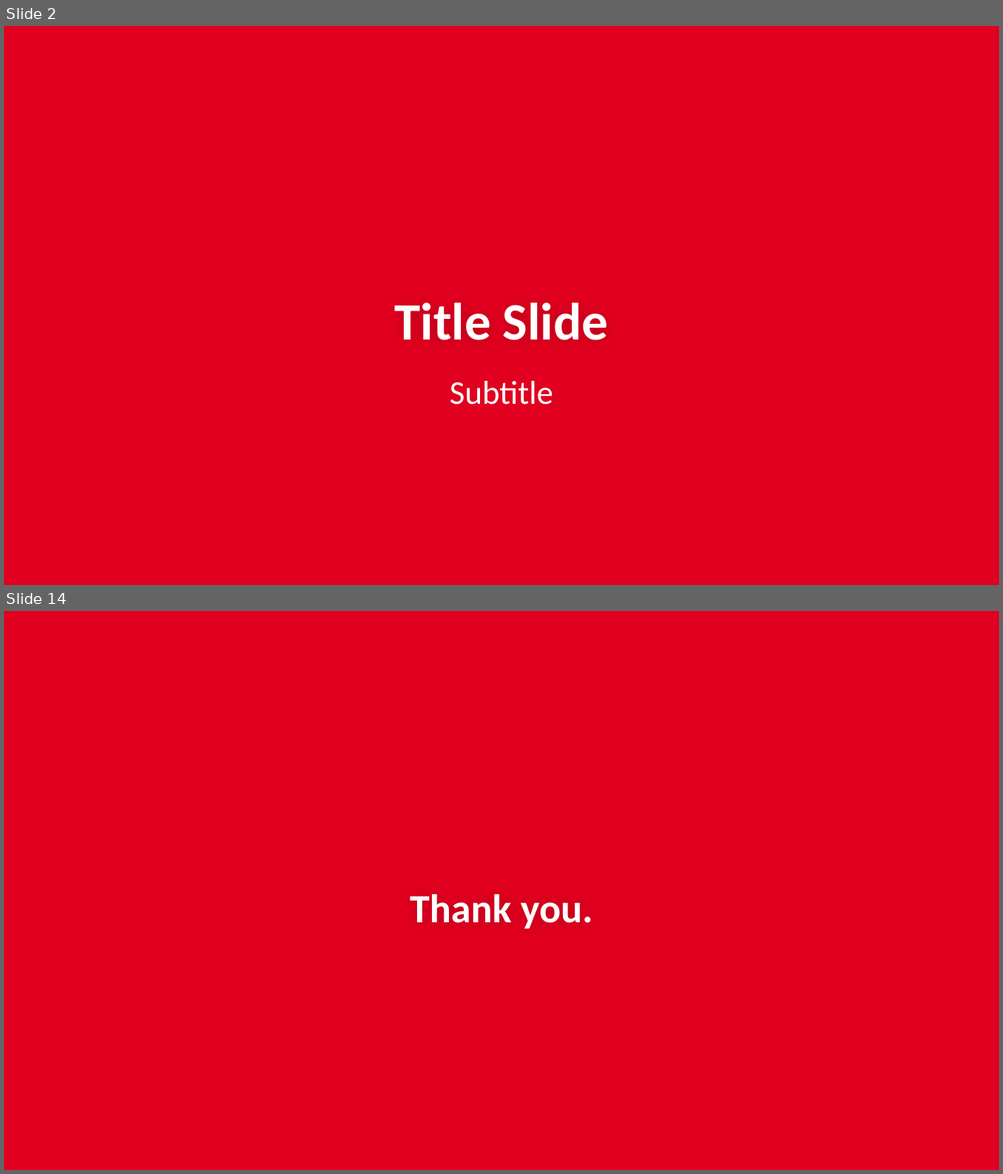
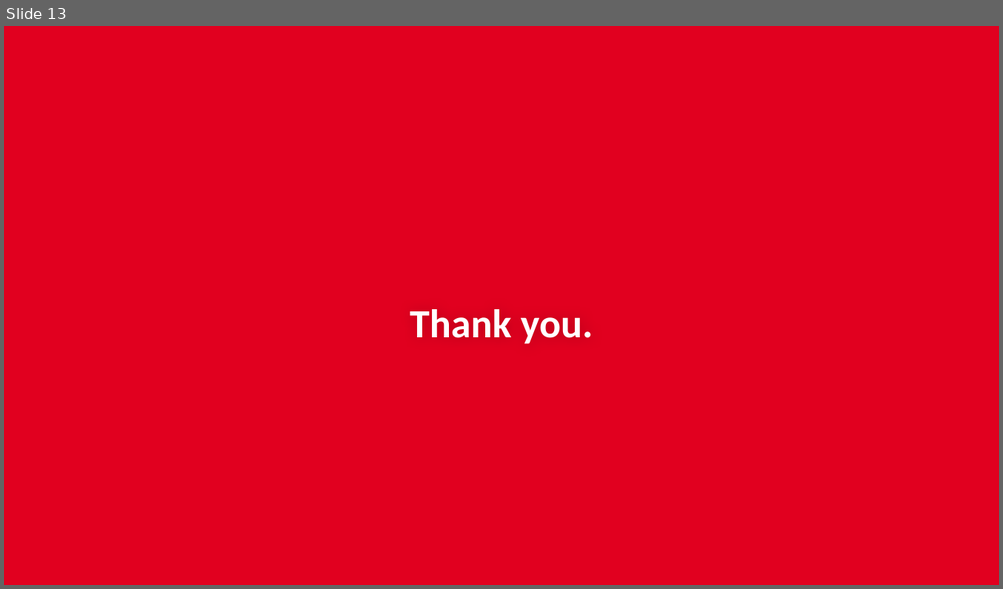
Before and after one commit to subalakr/workshop, a slide deck: server/presentations/02_SDKs.pptx. Shown one above the other, each under a label of ours: slides 2 and 14 before the commit, slide 13 after it; the slides between them are not shown. The pictures are 1003x1174 and 1003x589 pixels, drawn with LibreOffice and Linux fonts; fonts in the diff are those of the drawing; background and template pictures are left out. Boxes give left, top, right and bottom in pixels: in the first picture for what was removed or moved away, otherwise in the second. Text is boxed around its words. In the diff, an @@ line names an element or a change of style, - is before the commit and + after.

```diff
--- a/server/presentations/02_SDKs.pptx
+++ b/server/presentations/02_SDKs.pptx
@@ slide 2 removed at box(4, 26, 999, 585), background #E1001F @@
@@ title removed at box(395, 303, 608, 340) @@
-Title Slide
@@ subtitle removed at box(449, 381, 553, 405) @@
-Subtitle
@@ what was slide 14 is now slide 13 @@
```
Also in this commit, not shown: 12 slides changed, 12 slides added, 1 other slide removed.
